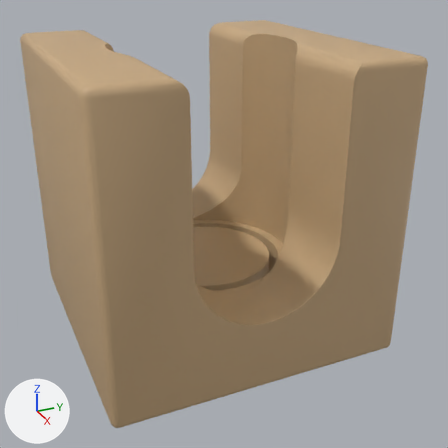
Renders of the Blender file assets-source/kit/mech_hole_oneway_l1/mech_hole_oneway_l1_low.blend from each side of a commit.
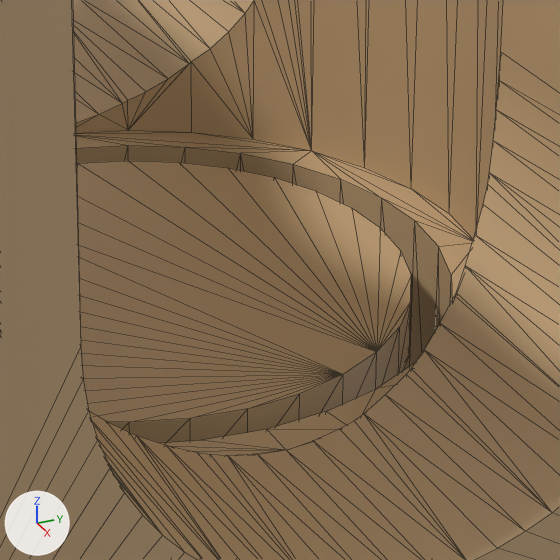
Each version is shown whole from a 50 mm lens placed at (0.1118, -0.0457, 0.0771), pointed at (0.0044, 0.0026, 0.0234), then close up on the part from 39% to 68% of the width and 42% to 71% of the height. Lighting does not change. The marker at lower left points along +X, +Y and +Z. The first two pictures are the older version. The close-ups show mesh edges as thin lines. Objects named as collision shapes, trigger or cutter boxes, shadow casters or lower levels of detail are left out.

The scene before the commit, as lines of its bpy script (objects in view):
```python
me_anim_trapdoor_lod0 = bpy.data.meshes.new('anim_trapdoor_lod0')
me_anim_trapdoor_lod0.from_pydata(...)  # a 32-sided cylinder along z spanning x -0.028..0.0, y -0.014..0.014, z -0.0015..0.0015
me_anim_trapdoor_lod0.polygons.foreach_set('use_smooth', [True] * 124)
me_anim_trapdoor_lod0.materials.append(mat_wood_placeholder)  # beige #c8aa81
me_mech_hole_oneway_l1_lod0 = bpy.data.meshes.new('mech_hole_oneway_l1_lod0')
me_mech_hole_oneway_l1_lod0.from_pydata(...)  # 416 vertices, 829 faces; spans x -0.0295..0.0295, y -0.0295..0.0295, z 0.0005..0.0595
me_mech_hole_oneway_l1_lod0.polygons.foreach_set('use_smooth', [True] * 829)
me_mech_hole_oneway_l1_lod0.materials.append(mat_wood_placeholder)  # beige #c8aa81
ob_anim_trapdoor = bpy.data.objects.new('anim_trapdoor', None)
ob_anim_trapdoor.parent = ob_mech_hole_oneway_l1
ob_anim_trapdoor.location = (0.014, 0.0, 0.0135)
ob_anim_trapdoor_lod0 = bpy.data.objects.new('anim_trapdoor_lod0', me_anim_trapdoor_lod0)
ob_anim_trapdoor_lod0.parent = ob_anim_trapdoor
ob_anim_trapdoor_lod0.location = (0.0, 0.0, 0.0)
ob_mech_hole_oneway_l1_lod0 = bpy.data.objects.new('mech_hole_oneway_l1_lod0', me_mech_hole_oneway_l1_lod0)
ob_mech_hole_oneway_l1_lod0.parent = ob_mech_hole_oneway_l1
ob_mech_hole_oneway_l1_lod0.location = (0.0, 0.0, 0.0)
```
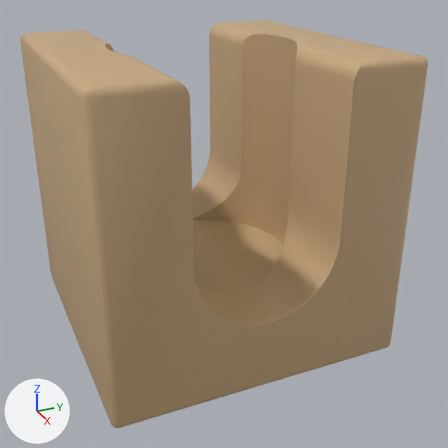
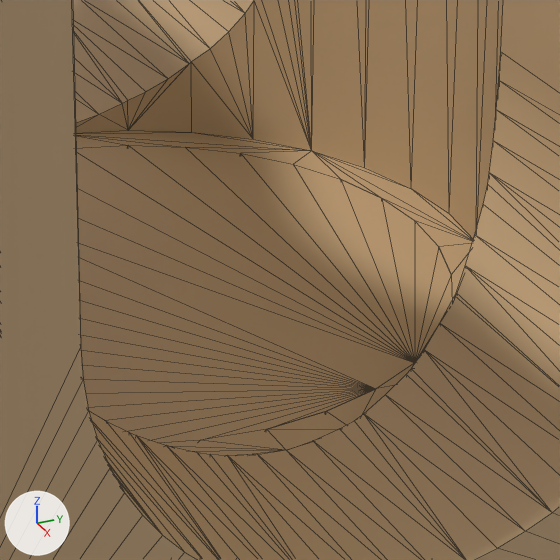
ob_anim_trapdoor is not drawn itself; it is the parent of ob_anim_trapdoor_lod0, ob_anim_trapdoor_lod1, ob_anim_trapdoor_lod2.

Scene script edits in JSON lines:
```json
{"block": "me_anim_trapdoor_lod0", "where": "# used by ob_anim_trapdoor_lod0; parent = ob_anim_trapdoor; location = (0.0, 0.0, 0.0)"}
{"op": "remove", "block": "me_anim_trapdoor_lod0", "code": "me_anim_trapdoor_lod0.from_pydata(...)  # 64 vertices, 124 faces; spans x -0.028..0.0, y -0.014..0.014, z -0.0015..0.0015"}
{"op": "add", "block": "me_anim_trapdoor_lod0", "code": "me_anim_trapdoor_lod0.from_pydata(...)  # 64 vertices, 124 faces; spans x -0.032..0.0, y -0.016..0.016, z -0.0015..0.0015"}
{"block": "me_anim_trapdoor_lod0", "change": "me_anim_trapdoor_lod0 part 1: the whole mesh is scaled about the mesh origin by (1.14, 1.14, 1)"}
{"op": "set", "path": "ob_anim_trapdoor.location", "old": "(0.014, 0.0, 0.0135)", "new": "(0.016, 0.0, 0.0135)"}
```

Boxes (x1, y1, x2, y2) around the edits, measured in the close-ups (560 x 560 px):
```json
{"object": "anim_trapdoor_lod0", "change": "rescaled", "before": [77, 161, 411, 443], "after": [76, 145, 452, 443], "on screen": "13% wider"}
```
